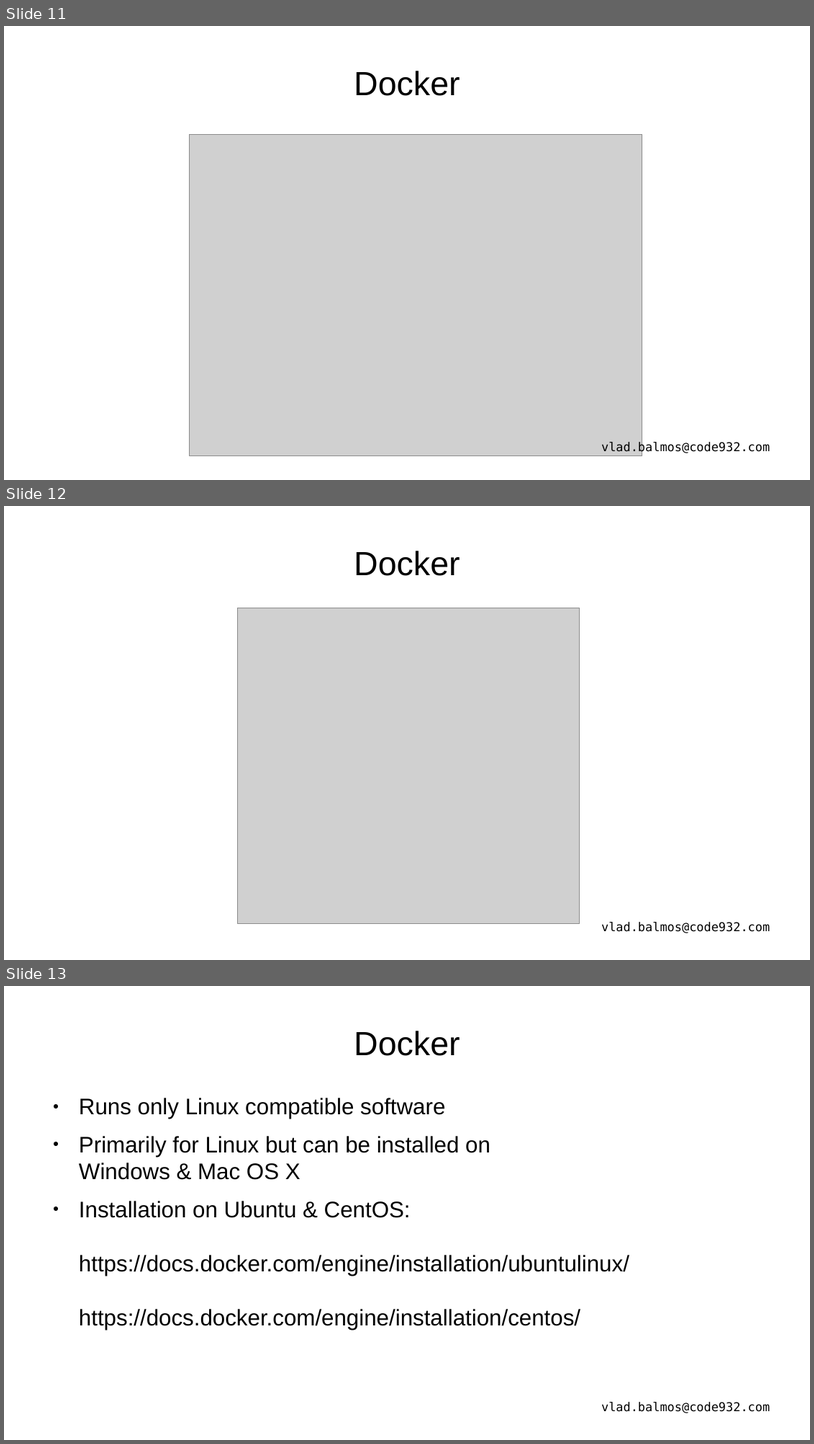
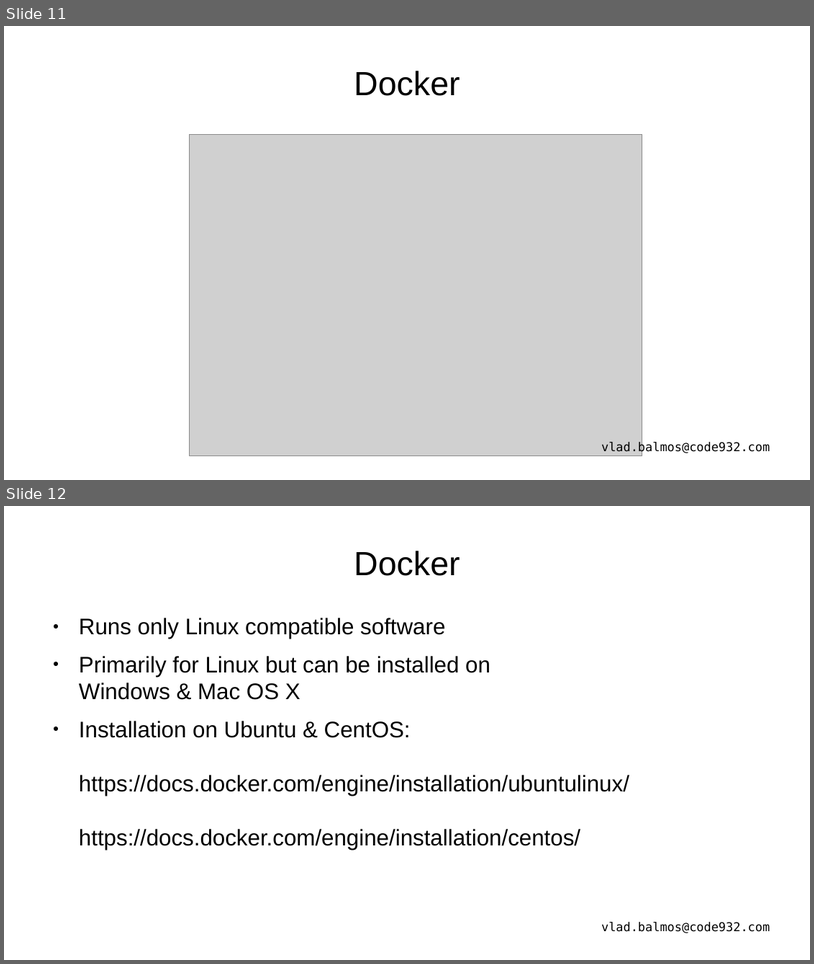
Before and after one commit to vladbalmos/docker-presentation, a slide deck: docker.odp. Shown one above the other, each under a label of ours: slides 11, 12 and 13 before the commit, slides 11 and 12 after it. The pictures are 814x1444 and 814x964 pixels, drawn with LibreOffice and Linux fonts; fonts in the diff are those of the drawing; grey boxes stand for pictures. Boxes give left, top, right and bottom in pixels: in the first picture for what was removed or moved away, otherwise in the second. Text is boxed around its words. In the diff, an @@ line names an element or a change of style, - is before the commit and + after.

Commit message:
Update slide

```diff
--- a/docker.odp
+++ b/docker.odp
@@ slide 12 removed at (4,506,810,960), background #FFFFFF @@
@@ title removed at (354,551,460,576) @@
-Docker
@@ picture removed at (237,608,579,923) @@
@@ text removed at (602,921,770,933) @@
-vlad.balmos@code932.com
@@ what was slide 13 is now slide 12 @@
```
